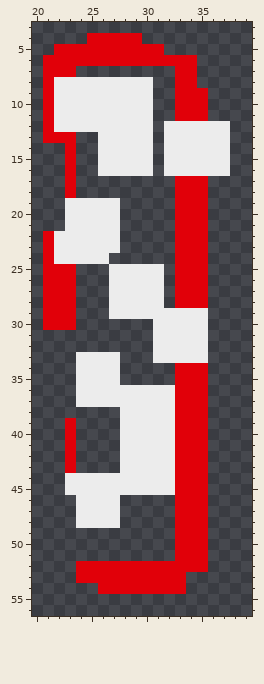
Pixel-art sprite, stored at sprites/horizontal_block_volley_spr/layers/deec98a1-58f8-4dcb-9253-625aae3688ed/0ebd9d1e-3eff-40c7-aa5f-be249d1b730a.png. Above: the version before the commit.
The file is 60x60 pixels. Shown: x 20..39, y 3..56.
Now the later version:
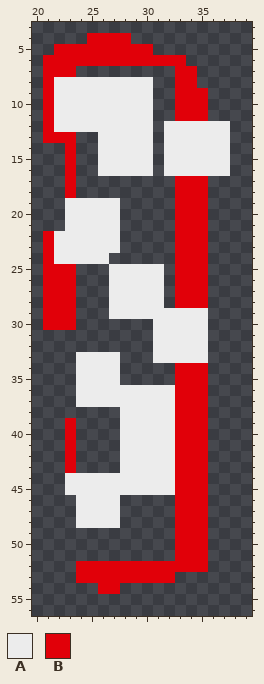
Palette (. is transparent): A #ececec  B #e10009
The edit:
The edit erases colour B in row 4 at x 29; in row 5 at x 31; in row 6 at x 34; in row 53 at x 33; in row 54 at x 28 to 33.
Changed places in both pictures, as pixel boxes (x1, y1, x2, y2):
erased: (131, 33, 197, 66)
erased: (120, 572, 186, 594)
